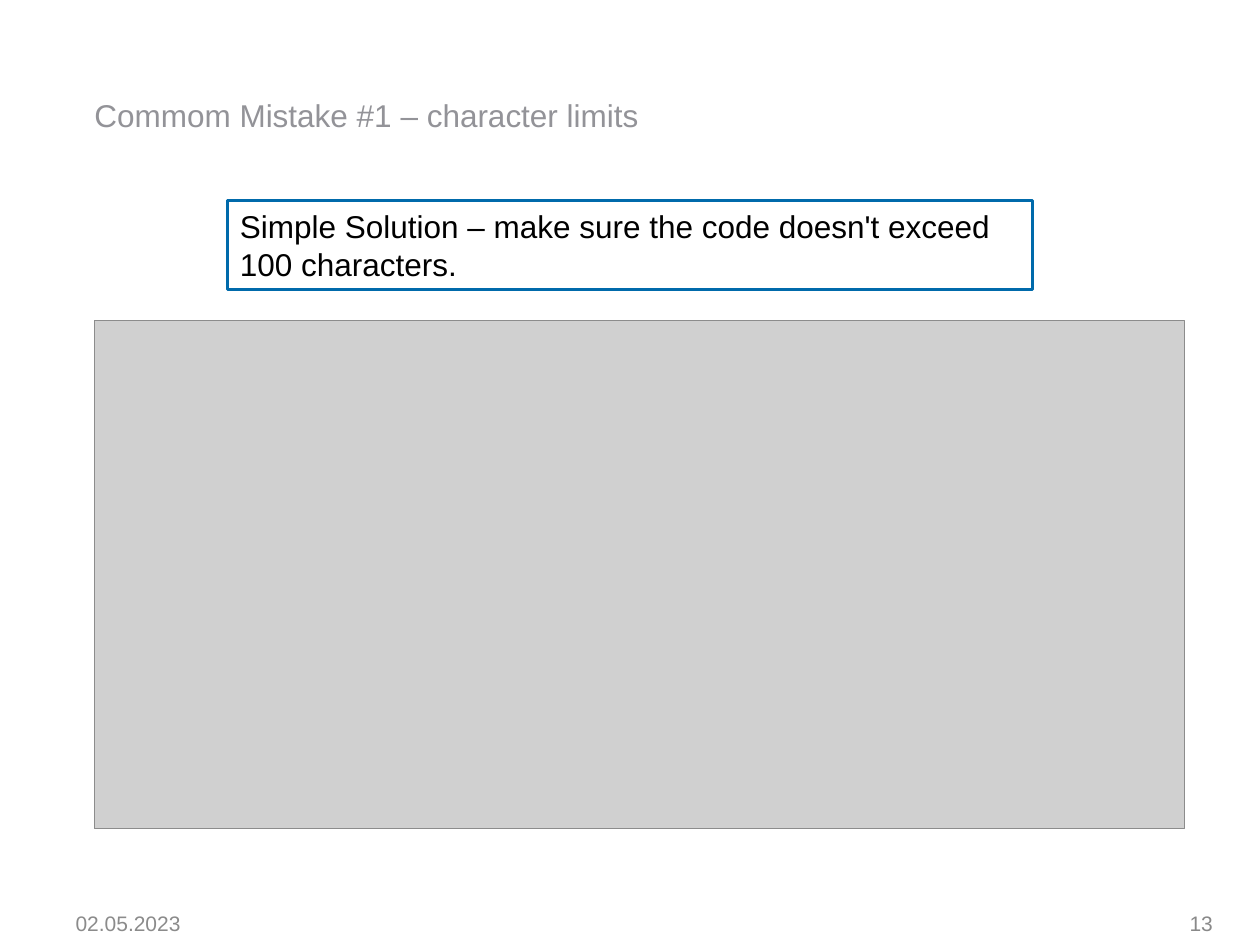
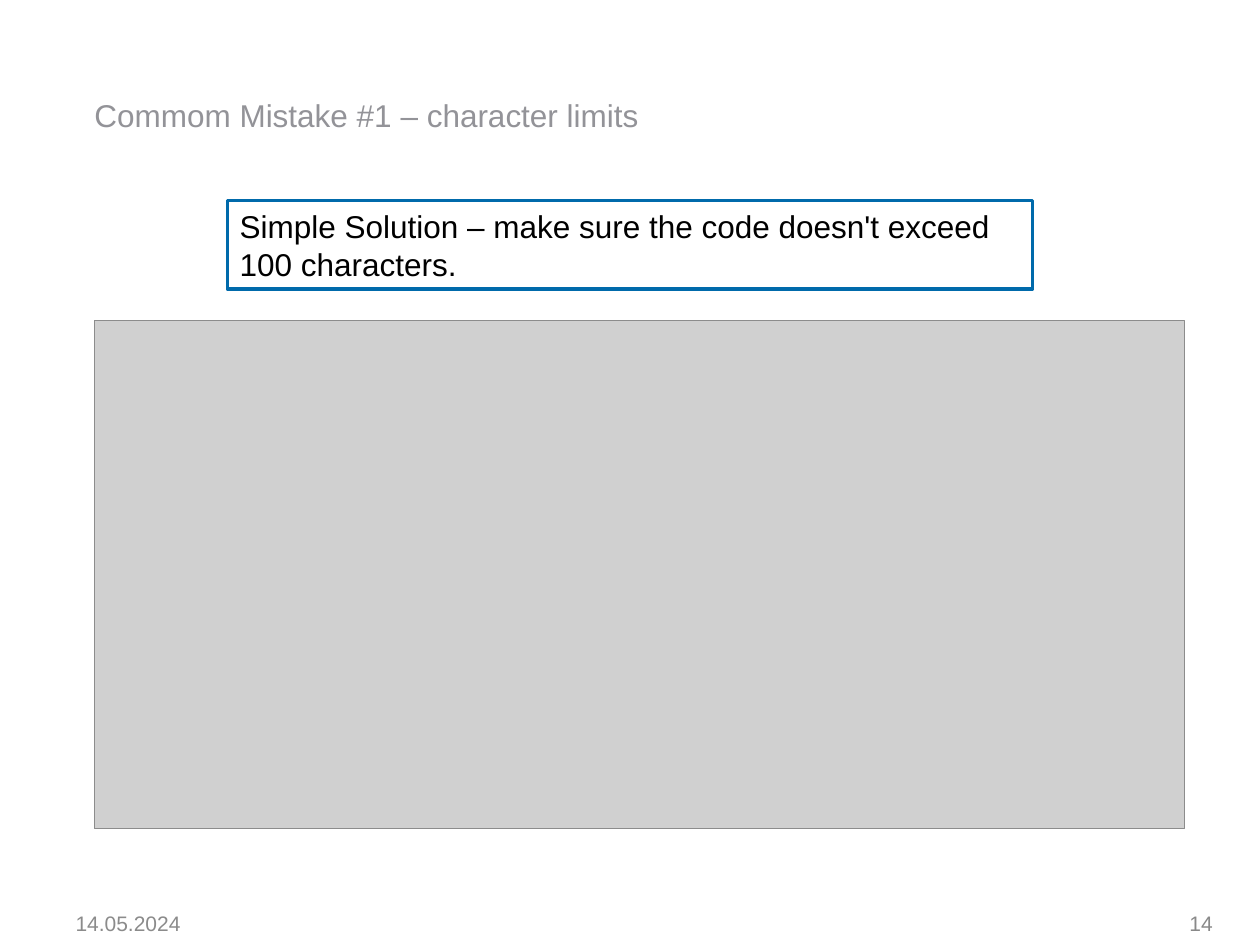
Before and after one commit to SergejRuff/package-development, a slide deck: slide 14 of R-package/Into to R Package Development (1).pptx (slide 13 before the commit). Drawn at 1260x945 pixels with LibreOffice and Linux fonts; fonts in the diff are those of the drawing; grey boxes stand for pictures; background and template pictures are left out. Boxes give left, top, right and bottom in pixels: in the first picture for what was removed or moved away, otherwise in the second. Text is boxed around its words. In the diff, an @@ line names an element or a change of style, - is before the commit and + after.

```diff
--- a/R-package/Into to R Package Development (1).pptx
+++ b/R-package/Into to R Package Development (1).pptx
@@ text at (76,916,181,931): text changed @@
-02.05.2023
+14.05.2024
@@ page number at (1189,916,1212,931): text changed @@
-13
+14
```
Also in this commit, not shown: 14 other slides changed, 2 slides added, 2 other files.
